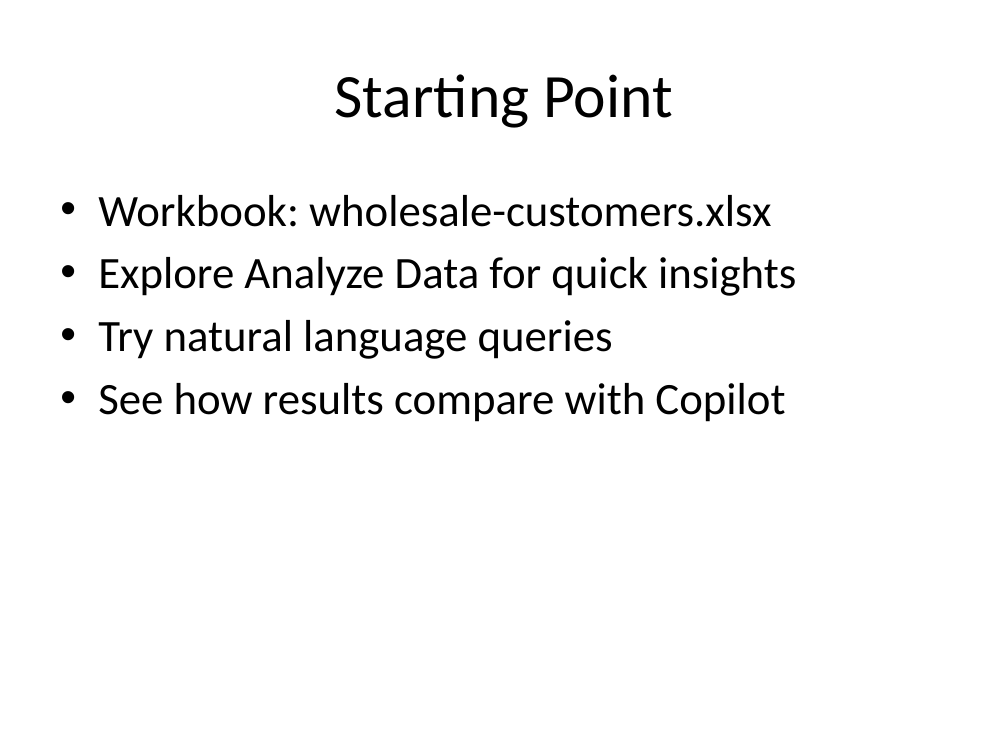
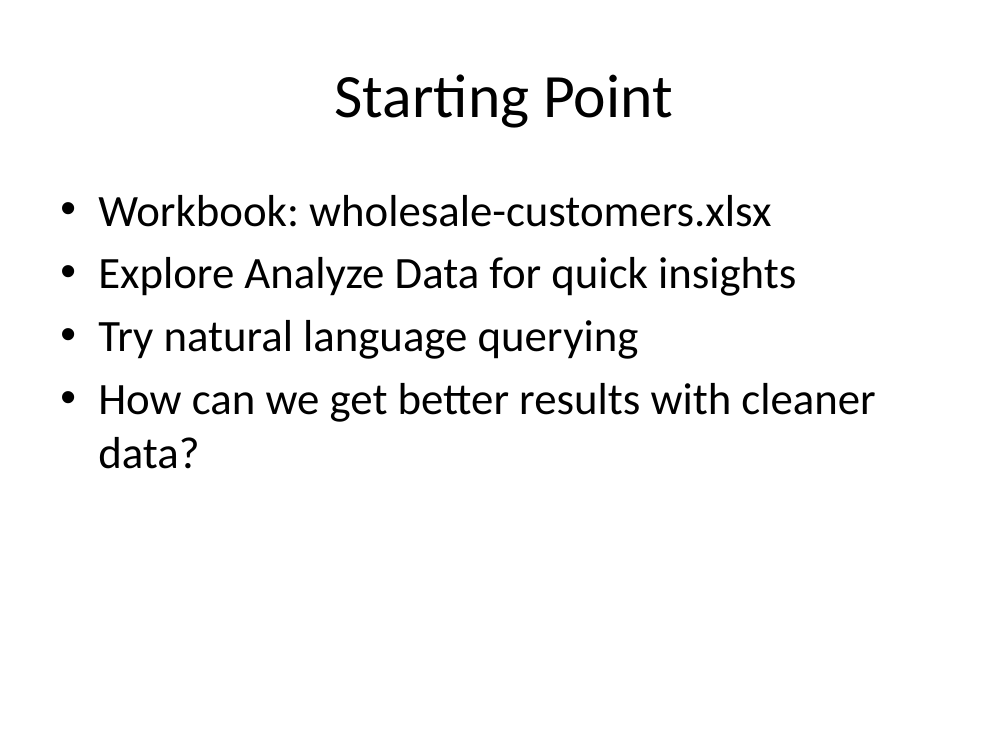
Before and after one commit to stringfestdata/ai-week-intro-copilot-excel, a slide deck: slide 4 of intro_copilot_excel.pptx. Drawn at 1008x756 pixels with LibreOffice and Linux fonts; fonts in the diff are those of the drawing. Boxes give left, top, right and bottom in pixels: in the first picture for what was removed or moved away, otherwise in the second. Text is boxed around its words. In the diff, an @@ line names an element or a change of style, - is before the commit and + after.

```diff
--- a/intro_copilot_excel.pptx
+++ b/intro_copilot_excel.pptx
@@ text at (98,320,875,469): text changed @@
-• Try natural language queries
-• See how results compare with Copilot
+• Try natural language querying
+• How can we get better results with cleaner data?
```
Also in this commit, not shown: 6 other slides changed, 2 other files.
